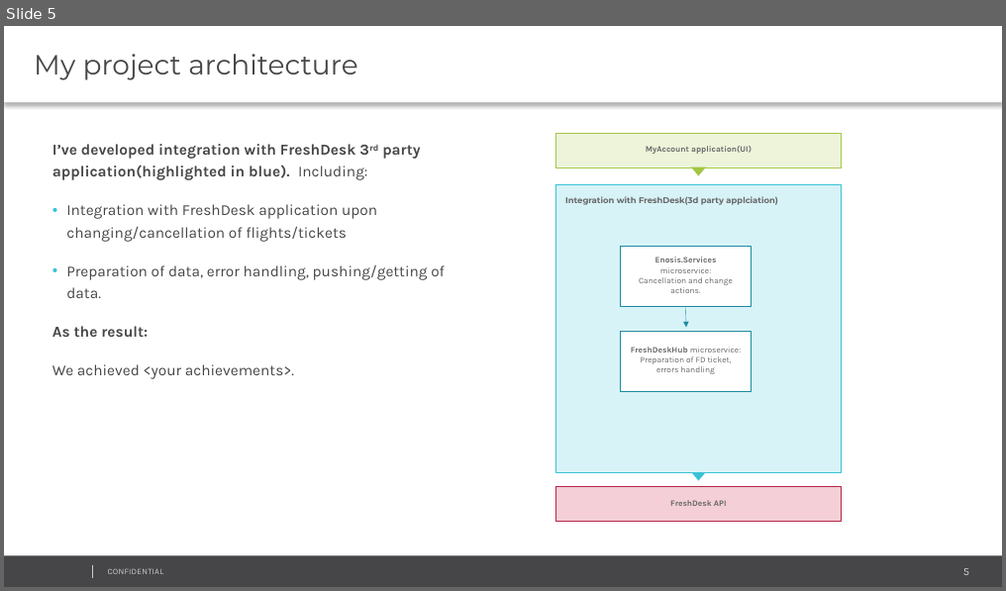
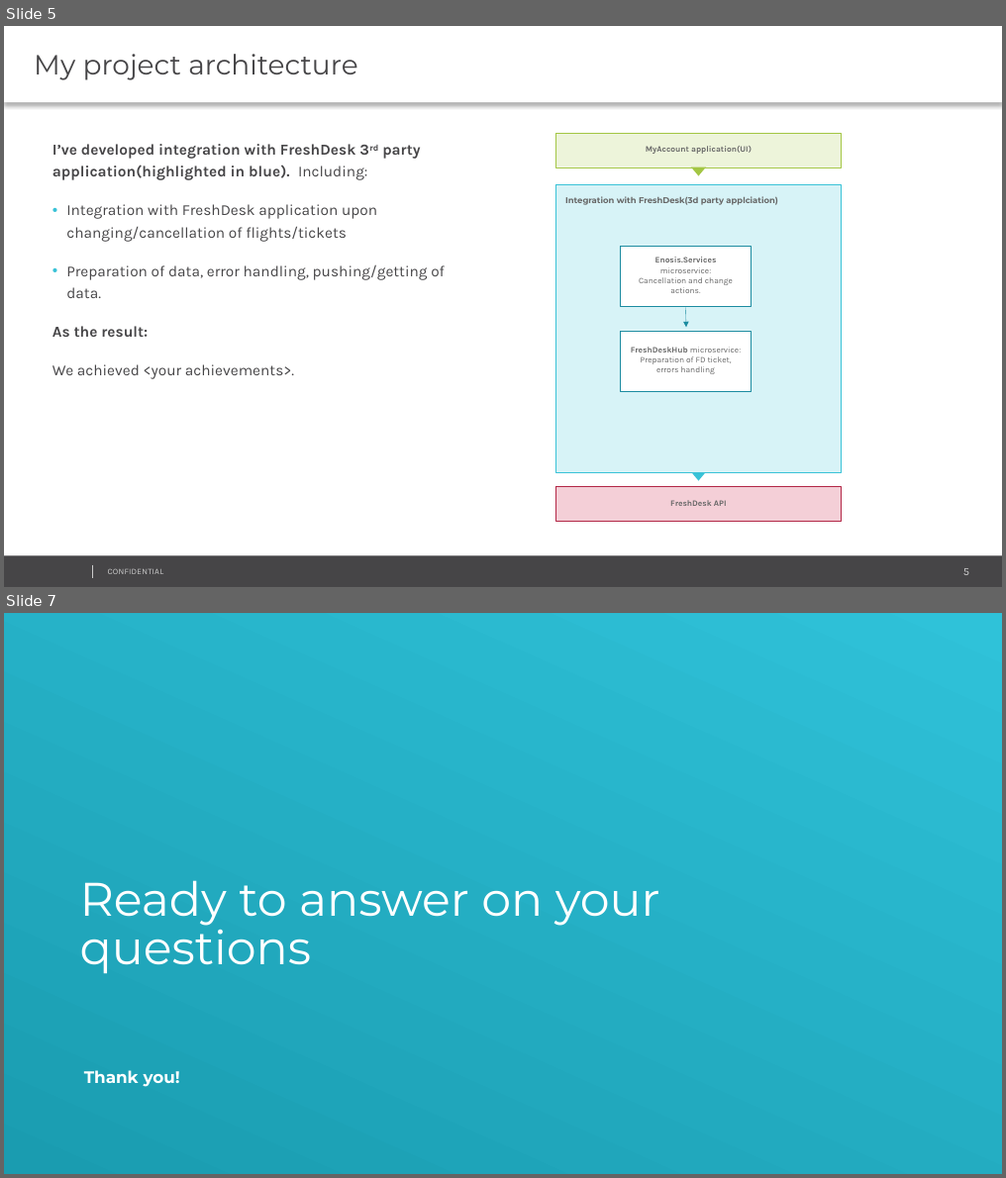
Before and after one commit to NikitaChernyavskii/assessment, a slide deck: Assessment Mikita Charniauski.pptx. Shown one above the other, each under a label of ours: slide 5 before the commit, slides 5 and 7 after it; the slides between them are not shown. The pictures are 1006x591 and 1006x1178 pixels, drawn with LibreOffice and Linux fonts; fonts in the diff are those of the drawing; background and template pictures are left out; a plain dark background stands for a picture behind light text. Boxes give left, top, right and bottom in pixels: in the first picture for what was removed or moved away, otherwise in the second. Text is boxed around its words. In the diff, an @@ line names an element or a change of style, - is before the commit and + after.

```diff
--- a/Assessment Mikita Charniauski.pptx
+++ b/Assessment Mikita Charniauski.pptx
@@ slide 7 added at bbox=[4, 613, 1002, 1174], background picture (left out); not listed: 4 template elements that a slide beside it also shows @@
@@ rectangle added at bbox=[4, 613, 1002, 1173], fill gradient #1A9CB0 to #2FC2D9 @@
@@ text added at bbox=[80, 880, 660, 974], 34 pt, text #FFFFFF @@
+Ready to answer on your questions
@@ text added at bbox=[84, 1070, 180, 1087], 12 pt, text #FFFFFF, bold @@
+Thank you!
```
Also in this commit, not shown: 1 other slide added.
